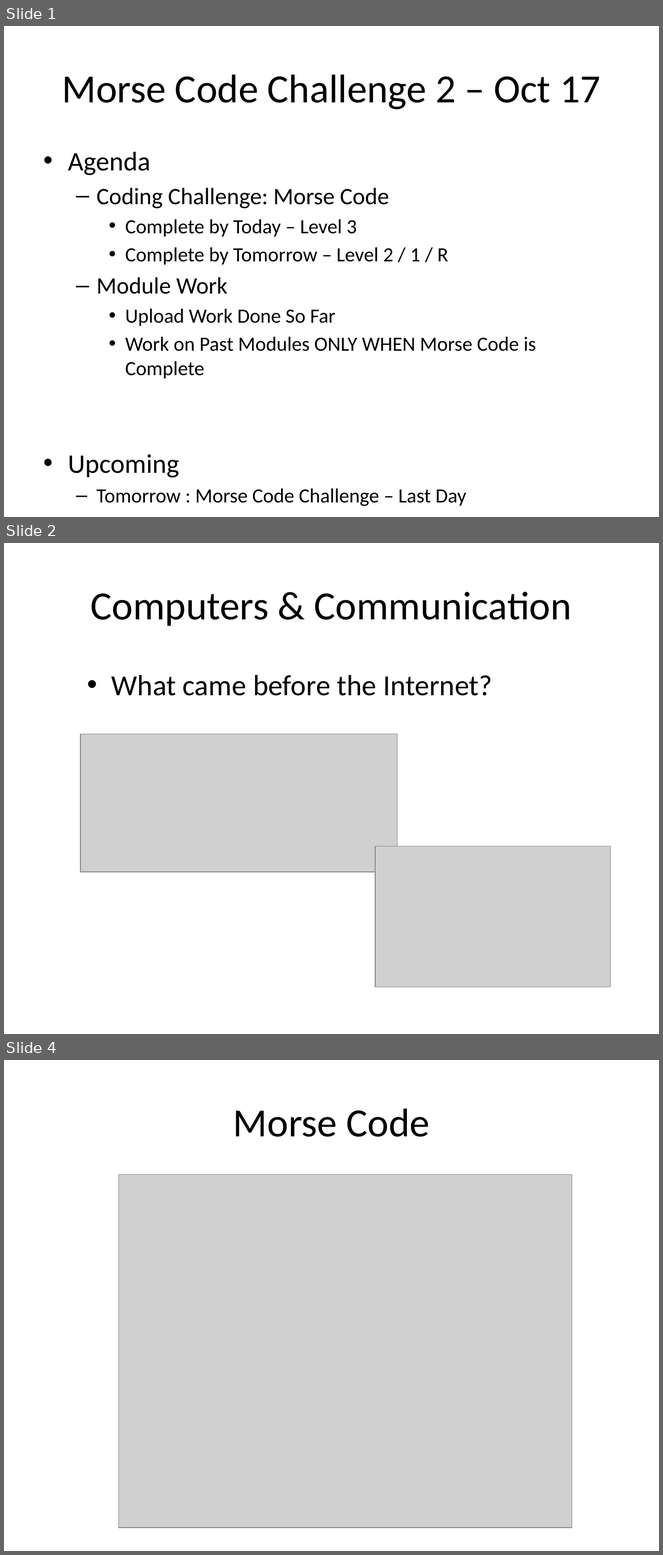
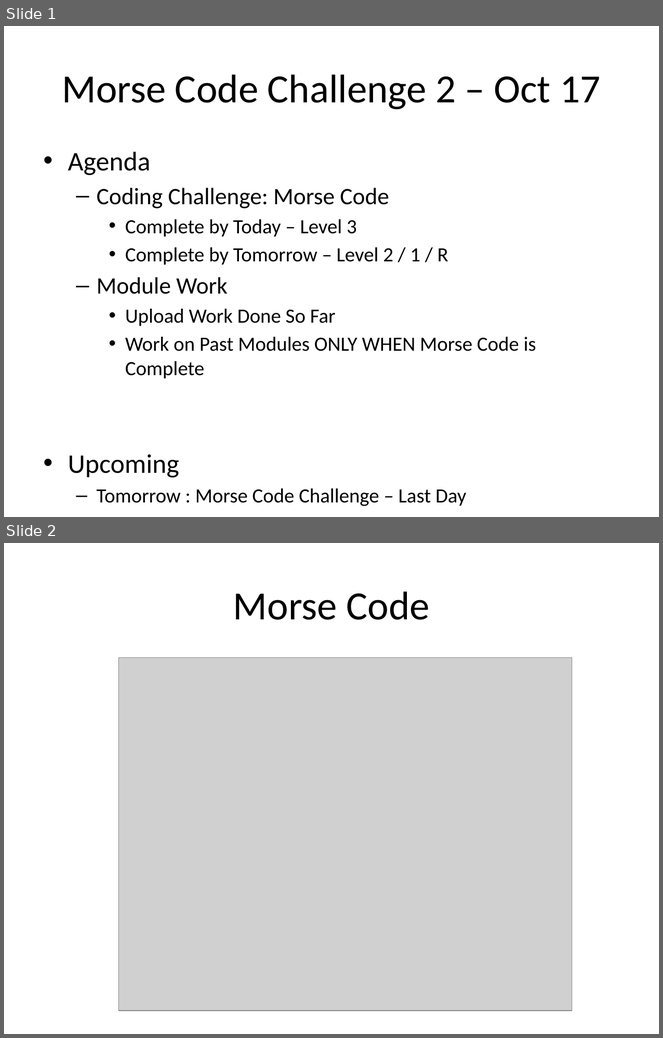
Before and after one commit to BirkaranGill/ICS3C0, a slide deck: Daily Agendas/Day7.2_MorseCodeChallange2_Oct17.pptx. Shown one above the other, each under a label of ours: slides 1, 2 and 4 before the commit, slides 1 and 2 after it; the slides between them are not shown. The pictures are 663x1555 and 663x1038 pixels, drawn with LibreOffice and Linux fonts; fonts in the diff are those of the drawing; grey boxes stand for pictures. Boxes give left, top, right and bottom in pixels: in the first picture for what was removed or moved away, otherwise in the second. Text is boxed around its words. In the diff, an @@ line names an element or a change of style, - is before the commit and + after.

```diff
--- a/Daily Agendas/Day7.2_MorseCodeChallange2_Oct17.pptx
+++ b/Daily Agendas/Day7.2_MorseCodeChallange2_Oct17.pptx
@@ slide 2 removed at box(4, 543, 659, 1034), background #FFFFFF @@
@@ title removed at box(91, 591, 572, 626) @@
-Computers & Communication
@@ text removed at box(112, 675, 492, 696) @@
-• What came before the Internet?
@@ picture removed at box(80, 734, 398, 873) @@
@@ picture removed at box(375, 846, 611, 987) @@
@@ what was slide 4 is now slide 2 @@
```
Also in this commit, not shown: 3 slides added, 2 other slides removed, 1 other file.
